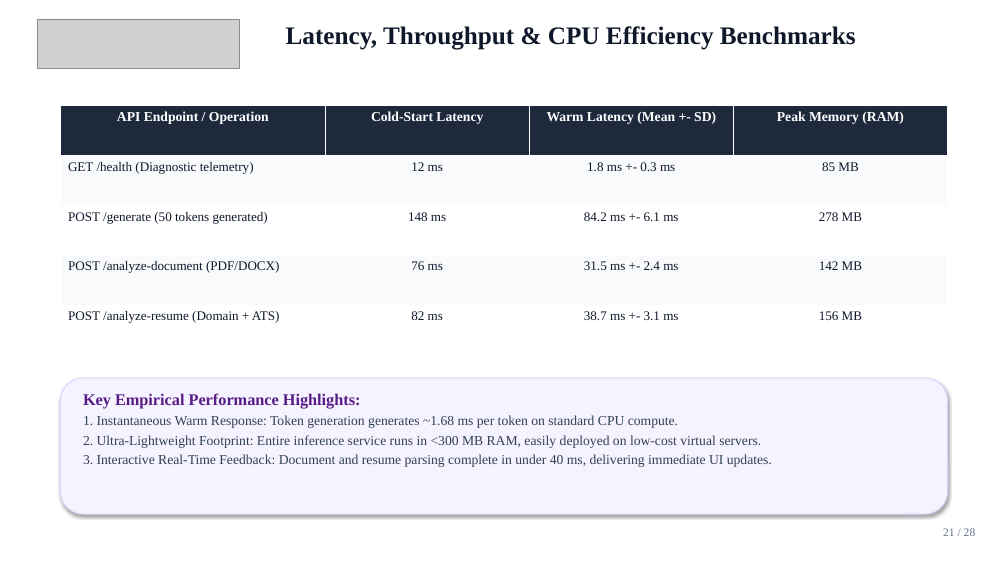
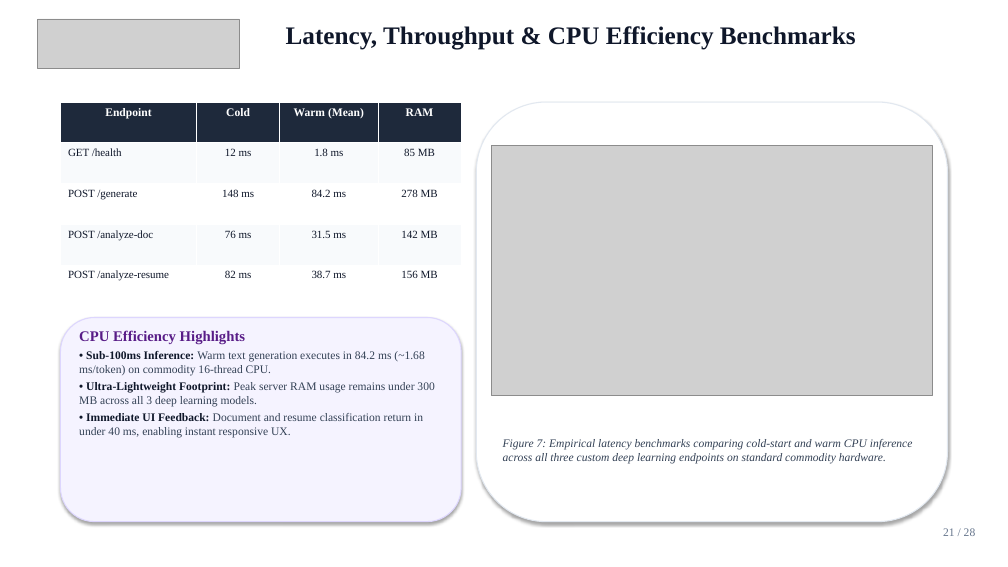
Before and after one commit to Kunwar9415/ai-powered-saas-platform, a slide deck: slide 21 of AI_POWERED_SAAS_PLATFORM_PRESENTATION.pptx. Drawn at 1008x567 pixels with LibreOffice and Linux fonts; fonts in the diff are those of the drawing; grey boxes stand for pictures. Boxes give left, top, right and bottom in pixels: in the first picture for what was removed or moved away, otherwise in the second. Text is boxed around its words. In the diff, an @@ line names an element or a change of style, - is before the commit and + after.

```diff
--- a/AI_POWERED_SAAS_PLATFORM_PRESENTATION.pptx
+++ b/AI_POWERED_SAAS_PLATFORM_PRESENTATION.pptx
@@ table at [60,102,461,306] @@
-row 1: API Endpoint / Operation | Cold-Start Latency | Warm Latency (Mean +- SD) | Peak Memory (RAM)
+row 1: Endpoint | Cold | Warm (Mean) | RAM
-row 2, column 1: GET /health (Diagnostic telemetry)
+row 2, column 1: GET /health
-row 2, column 3: 1.8 ms +- 0.3 ms
+row 2, column 3: 1.8 ms
-row 3, column 1: POST /generate (50 tokens generated)
+row 3, column 1: POST /generate
-row 3, column 3: 84.2 ms +- 6.1 ms
+row 3, column 3: 84.2 ms
-row 4, column 1: POST /analyze-document (PDF/DOCX)
+row 4, column 1: POST /analyze-doc
-row 4, column 3: 31.5 ms +- 2.4 ms
+row 4, column 3: 31.5 ms
-row 5, column 1: POST /analyze-resume (Domain + ATS)
+row 5, column 1: POST /analyze-resume
-row 5, column 3: 38.7 ms +- 3.1 ms
+row 5, column 3: 38.7 ms
@@ size 12.5 to 10.5 pt in "12 ms", "85 MB", "148 ms", "278 MB" and 4 more places @@
@@ table: place and size @@
-table at [60,106,948,355]
+table at [60,102,461,306]
@@ rounded rectangle added at [476,102,948,522], fill #FFFFFF, outline #E2E8F0 1 pt @@
@@ picture added at [492,145,932,395] @@
@@ rounded rectangle: place and size @@
-rounded rectangle at [60,378,948,514]
+rounded rectangle at [60,318,461,522]
@@ text at [79,330,434,438]: text changed; size 13 to 11 pt @@
-Key Empirical Performance Highlights:
-1. Instantaneous Warm Response: Token generation generates ~1.68 ms per token on standard CPU compute.
-2. Ultra-Lightweight Footprint: Entire inference service runs in <300 MB RAM, easily deployed on low-cost virtual servers.
-3. Interactive Real-Time Feedback: Document and resume parsing complete in under 40 ms, delivering immediate UI updates.
+CPU Efficiency Highlights
+• Sub-100ms Inference: Warm text generation executes in 84.2 ms (~1.68 ms/token) on commodity 16-thread CPU.
+• Ultra-Lightweight Footprint: Peak server RAM usage remains under 300 MB across all 3 deep learning models.
+• Immediate UI Feedback: Document and resume classification return in under 40 ms, enabling instant responsive UX.
@@ text added at [503,439,913,464], 11 pt, text #334155, italic @@
+Figure 7: Empirical latency benchmarks comparing cold-start and warm CPU inference across all three custom deep learning endpoints on standard commodity hardware.
```
Also in this commit, not shown: 7 other slides changed, 1 slide added, 1 slide removed, 1 other file.
